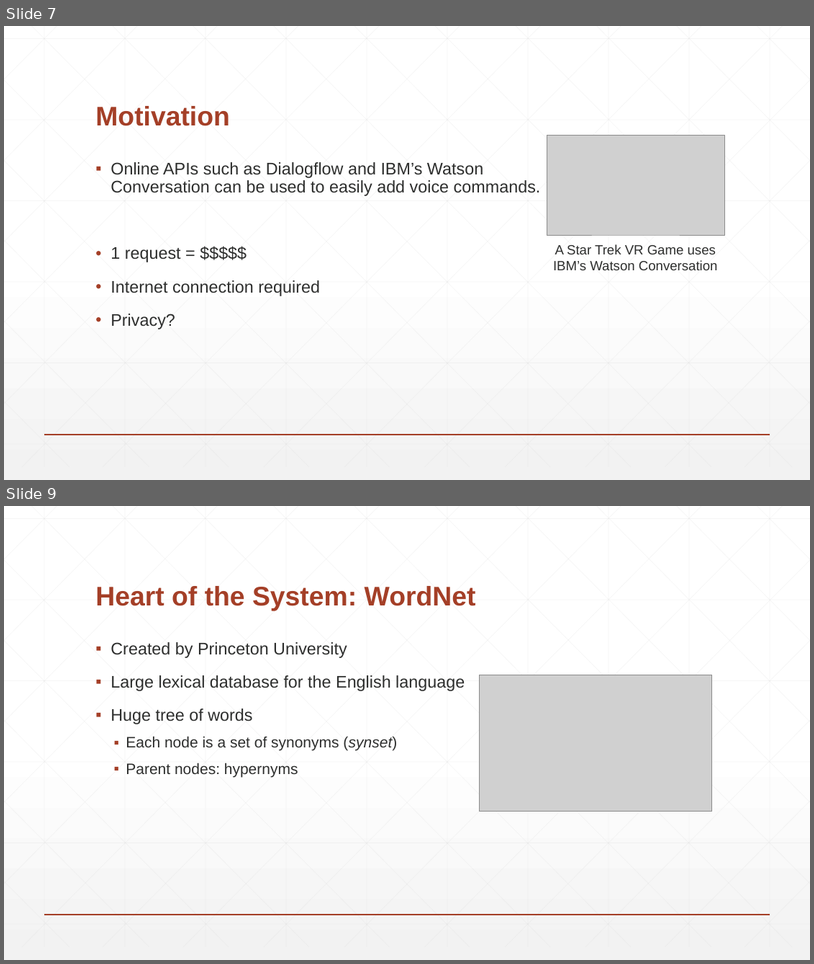
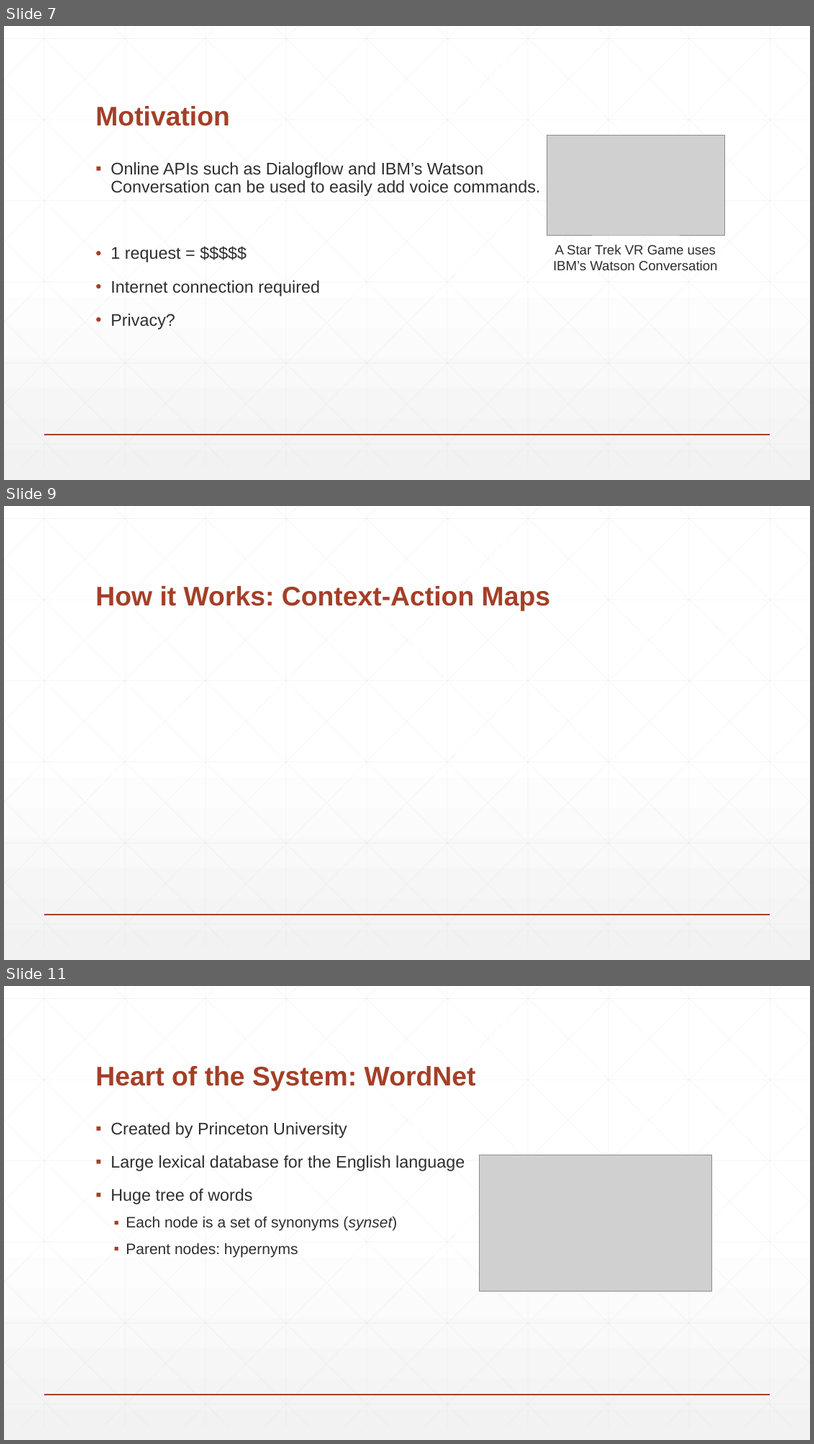
Before and after one commit to BaronKhan/VoiceRecognitionRPG, a slide deck: presentation/presentation.pptx. Shown one above the other, each under a label of ours: slides 7 and 9 before the commit, slides 7, 9 and 11 after it; the slides between them are not shown. The pictures are 814x964 and 814x1444 pixels, drawn with LibreOffice and Linux fonts; fonts in the diff are those of the drawing; grey boxes stand for pictures. Boxes give left, top, right and bottom in pixels: in the first picture for what was removed or moved away, otherwise in the second. Text is boxed around its words. In the diff, an @@ line names an element or a change of style, - is before the commit and + after.

```diff
--- a/presentation/presentation.pptx
+++ b/presentation/presentation.pptx
@@ slide 9 added at <box>4,506,810,960</box>, background gradient #FFFFFF to #F2F2F2; not listed: 47 template elements that a slide beside it also shows @@
@@ title added at <box>95,586,550,611</box>, 32 pt, text #A43F27, bold @@
+How it Works: Context-Action Maps
@@ what was slide 9 is now slide 11 @@
```
Also in this commit, not shown: 1 slide changed, 2 other slides added, 2 other files.
